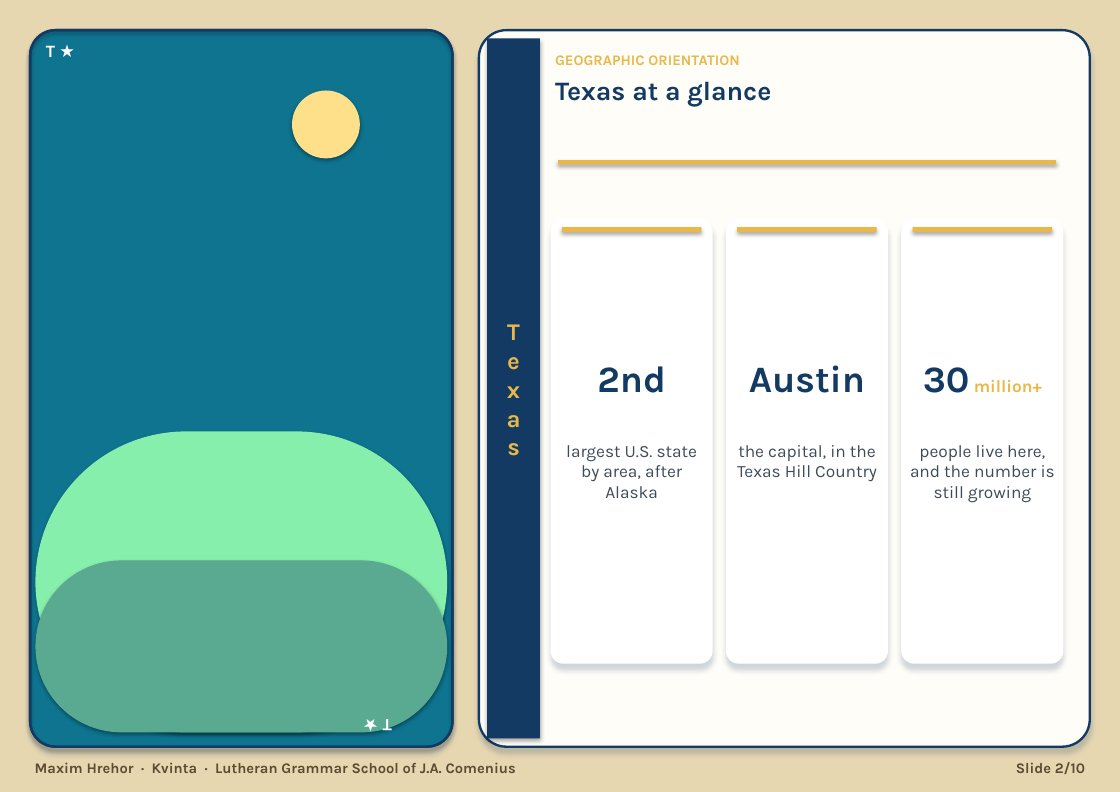
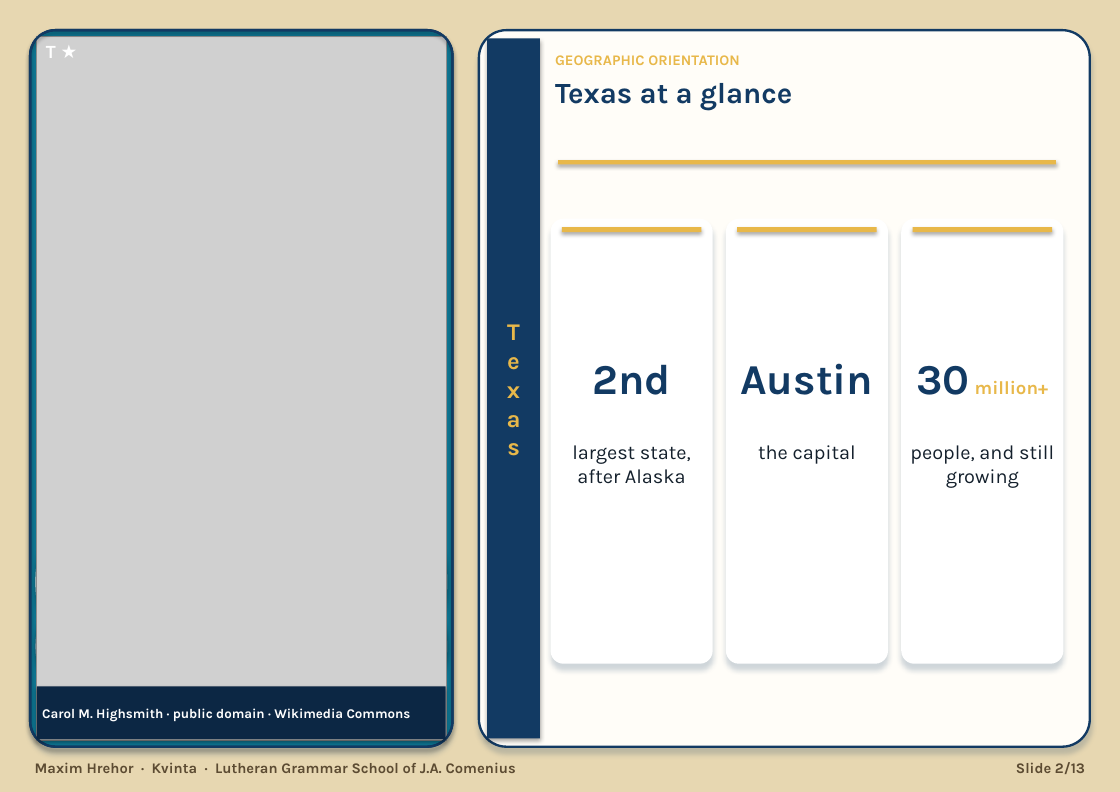
Before and after one commit to HenrichHrehor/Visualia, a slide deck: slide 2 of export/texas-maxim.pptx. Drawn at 1120x792 pixels with LibreOffice and Linux fonts; fonts in the diff are those of the drawing; grey boxes stand for pictures. Boxes give left, top, right and bottom in pixels: in the first picture for what was removed or moved away, otherwise in the second. Text is boxed around its words. In the diff, an @@ line names an element or a change of style, - is before the commit and + after.

```diff
--- a/export/texas-maxim.pptx
+++ b/export/texas-maxim.pptx
@@ picture added at bbox=[36, 36, 446, 741] @@
@@ text "T ★" at bbox=[46, 46, 56, 58]: size 13 to 14 pt @@
@@ text "Texas at a glance" at bbox=[555, 83, 792, 110]: size 20 to 22 pt @@
@@ text "2nd" at bbox=[592, 364, 670, 395]: size 28 to 32 pt @@
@@ text "Austin" at bbox=[740, 363, 873, 395]: size 28 to 32 pt @@
@@ text "30 million+" at bbox=[916, 366, 1048, 395]: size 28 to 32 pt in "30"; size 13 to 14 pt in "million+" @@
@@ rounded rectangle at bbox=[35, 431, 447, 732]: fill #86EFAC to #D6D3D1 @@
@@ text at bbox=[572, 445, 691, 484]: text changed; size 13 to 15 pt; text colour #3E4C5A to #14202C @@
-largest U.S. state by area, after Alaska
+largest state, after Alaska
@@ text at bbox=[758, 445, 856, 464]: text changed; size 13 to 15 pt; text colour #3E4C5A to #14202C @@
-the capital, in the Texas Hill Country
+the capital
@@ text at bbox=[910, 445, 1054, 488]: text changed; size 13 to 15 pt; text colour #3E4C5A to #14202C @@
-people live here, and the number is still growing
+people, and still growing
@@ rounded rectangle at bbox=[35, 560, 447, 733]: fill #59AA90 to #8B98A7 @@
@@ rectangle added at bbox=[37, 687, 446, 740], fill #0C2744 @@
@@ text added at bbox=[42, 708, 411, 722], 10 pt, text #FFFFFF, bold @@
+Carol M. Highsmith · public domain · Wikimedia Commons
@@ text removed at bbox=[383, 719, 392, 738] @@
-T ★
@@ text at bbox=[1016, 762, 1085, 774]: text changed @@
-Slide 2/10
+Slide 2/13
```
Also in this commit, not shown: 9 other slides changed, 3 slides added, 18 other files.
